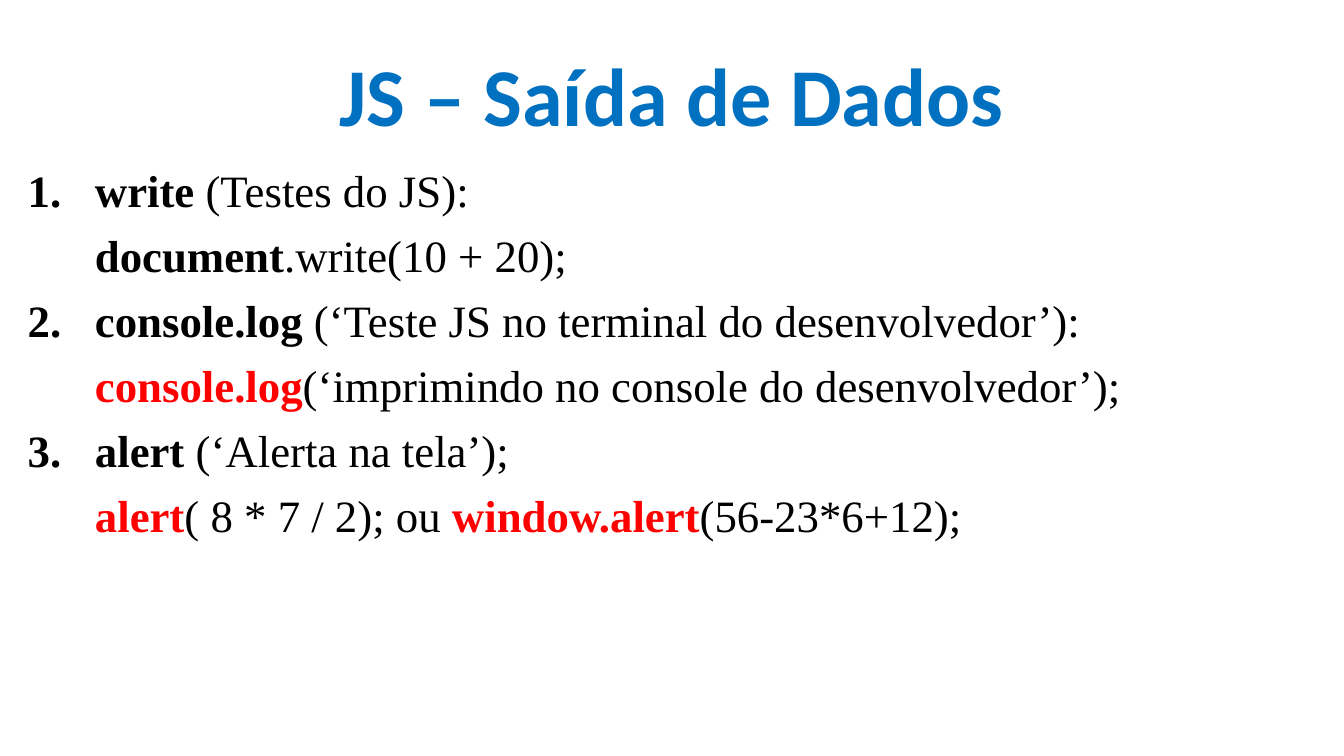
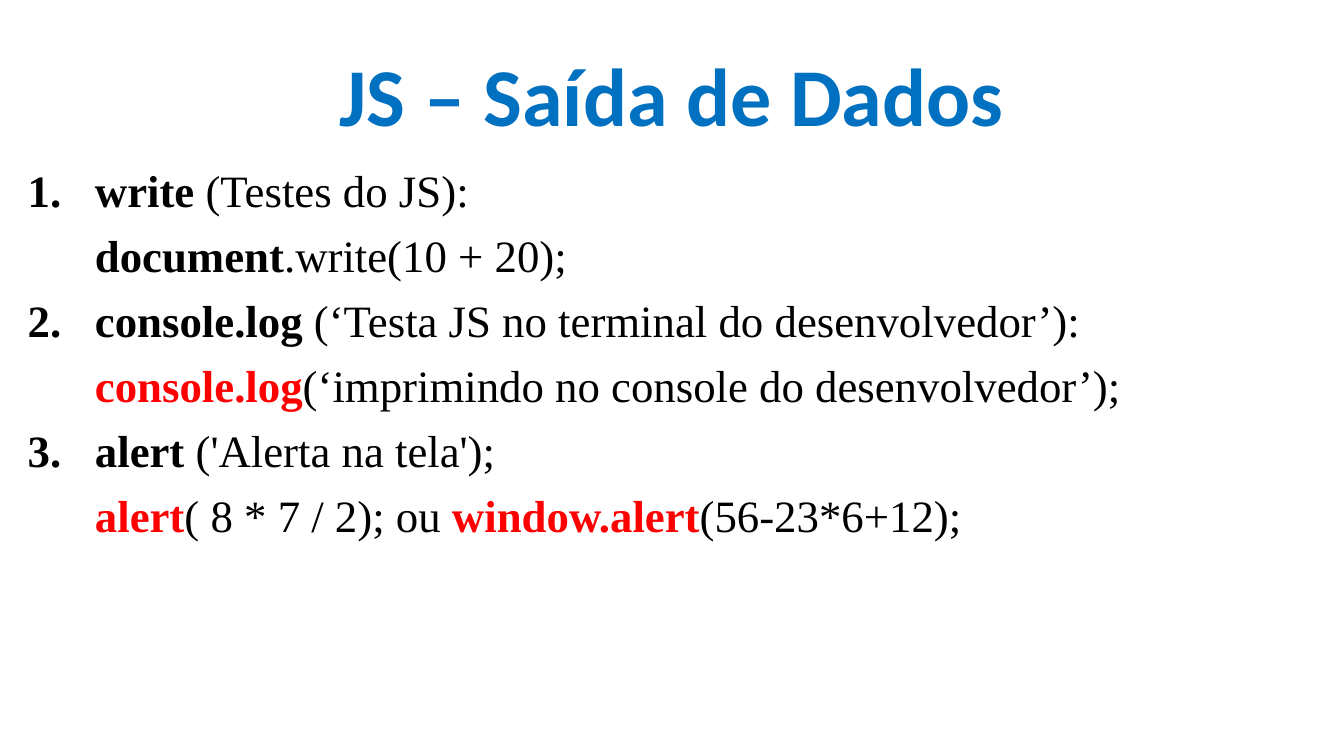
Before and after one commit to CloudEducationBrazil/WydenDesenvolvimentoWebPHP, a slide deck: slide 28 of 01 Classes/Aula 08 Desenvolvimento Web PHP - JS.pptx. Drawn at 1344x756 pixels with LibreOffice and Linux fonts; fonts in the diff are those of the drawing; background and template pictures are left out. Boxes give left, top, right and bottom in pixels: in the first picture for what was removed or moved away, otherwise in the second. Text is boxed around its words. In the diff, an @@ line names an element or a change of style, - is before the commit and + after.

```diff
--- a/01 Classes/Aula 08 Desenvolvimento Web PHP - JS.pptx
+++ b/01 Classes/Aula 08 Desenvolvimento Web PHP - JS.pptx
@@ text at [95,306,1080,347]: text changed @@
-2. console.log (‘Teste JS no terminal do desenvolvedor’):
+2. console.log (‘Testa JS no terminal do desenvolvedor’):
@@ text at [95,436,495,477]: text changed @@
-3. alert (‘Alerta na tela’);
+3. alert ('Alerta na tela');
```
Also in this commit, not shown: 7 other slides changed, 2 other files.
